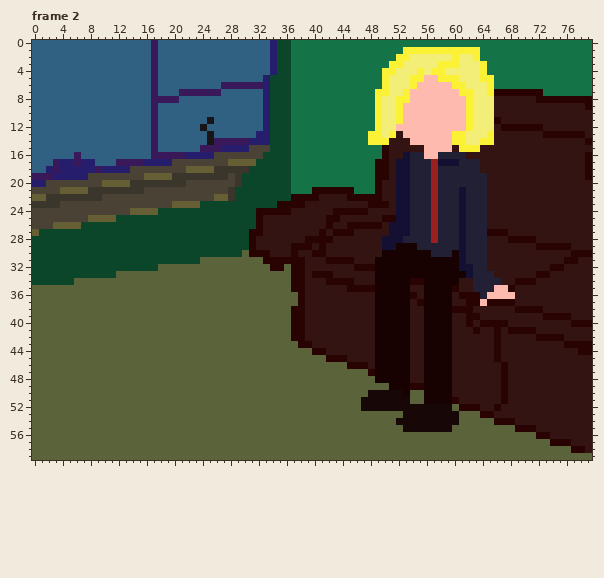
Pixel-art file -- assets/archives/prca/priestcase06A.aseprite. Above is the file before it was changed.
80x60 pixels, 9 frames. Shown: frame 2. The commit also changed other frames, which this record leaves out.
The same view after the edit:
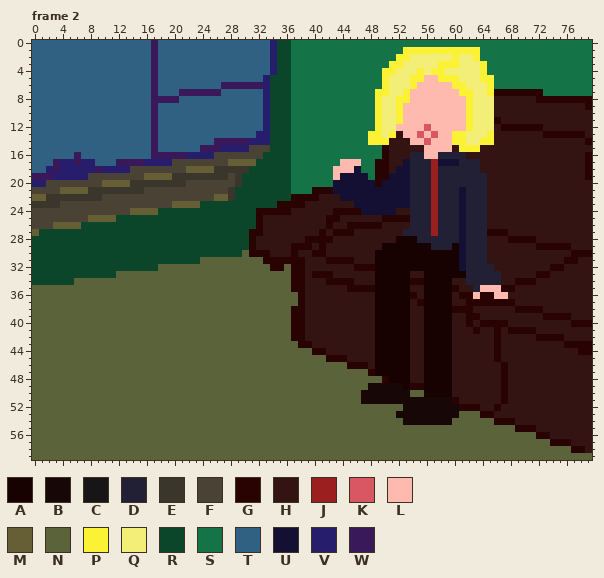
Palette (. is transparent): A #170101  B #170707  C #171515  D #222034  E #3a362c  F #4a4335  G #290202  H #341313  J #9c1f1f  K #d95763  L #ffbab0  M #665e34  N #5b633b  P #fbf236  Q #f3ee77  R #0b462a  S #157447  T #306082  U #141034  V #261e6c  W #3a195b
Difference:
--- frame 2, layer "animated characters"
@@ x 22..70 @@
 10 TTTTTTTTTTTVRRRSSSSSSSSSSSSPQQPLLLLLLLLLPQQQHHHHH
-11 TTTCTTTTTTTVRRRSSSSSSSSSSSSPQQPLLLLLLLLLPQQQGHHHH
-12 TTCTTTTTTTTVRRRSSSSSSSSSSSSPQQLLLLLLLLLLPQQQHGGGG
-13 TTTCTTTTTTVVRRRSSSSSSSSSSSPPQPHLLLLLLLPPQQQPHHHHH
-14 TTTCWWWWWVVVRRRSSSSSSSSSSSPPPHHHLLLLLLPPQQPPHHHHH
+11 TTTTTTTTTTTVRRRSSSSSSSSSSSSPQQPLLLLLLLLLPQQQGHHHH
+12 TTTTTTTTTTTVRRRSSSSSSSSSSSSPQQLLLLKLLLLLPQQQHGGGG
+13 TTTTTTTTTTVVRRRSSSSSSSSSSSPPQPHLLKLKLLPPQQQPHHHHH
+14 TTTTWWWWWVVVRRRSSSSSSSSSSSPPPHHHLLKLLLPPQQPPHHHHH
 15 TTWWWVVVVFFFRRRSSSSSSSSSSSSSGHHHHHLLLLHPPPHHHHHHH
-16 VVVVFFFFFFFRRRRSSSSSSSSSSSSSGHHUDDLLDDDDHHHHHHHHH
-17 FFFFFFMMMMRRRRRSSSSSSSSSSSSGGHUUDDDJUUUDDDHHHHHHH
-18 MMMMEEEEERRRRRRSSSSSSSSSSSSGGHUUDDDJDDDDDDHHHHHHH
-19 EEEEEEFERRRRRRRSSSSSSSSSSSSGGHUUDDDJDDDDDDDHHHHHH
-20 FFFFFFFERRRRRRRSSSSSSSSSSSSGHHUUDDDJDDDDDDDHHHHHH
-21 FFFFFFERRRRRRRRSSSGGGGGGSSSGHHUUDDDJDDDUDDDHHHHHH
-22 FFFFMMERRRRRRRRGGGGHHHHGGGGGHHUUDDDJDDDUDDDHHHHHH
-23 MMRRRRRRRRRRRGGGGHHHHHHHHHGGGHUUDDDJDDDUDDDHHHHHH
-24 RRRRRRRRRRGGGGGHHHHHHGGGGGHHHHUUDDDJDDDUDDDHHHHHH
-25 RRRRRRRRRRGHHHHHHHHHGGHHHHHHGGUUDDDJDDDUDDDHHHHHH
-26 RRRRRRRRRRGHHHHHHHHHGHHGGGGGHUUUDDDJDDDUDDDHHHHHH
-27 RRRRRRRRRGGHHHHHHHHGHGGGHHHHHUUUDDDJDDDUDDDGGGHHH
-28 RRRRRRRRRGHHHHHHHGGGGHHHHHHHUUUDDDDJDDDUDDDHHHGGG
-29 RRRRRRRRRGHHHHHGGGHGHHHHHHHHUUAAADDDDDDUDDDHHHHHH
-30 RRRRRRRRNGGGHHHGHHGGHHHHHHHHAAAAAAADDDAUDDDHHHHHH
+16 VVVVFFFFFFFRRRRSSSSSSSSSSSSSGHHHDDLLDDDDHHHHHHHHH
+17 FFFFFFMMMMRRRRRSSSSSSSLLLSSGGHHUDDDJUUUDDDHHHHHHH
+18 MMMMEEEEERRRRRRSSSSSSLLLUSSGGHUUDDDJDDDDDDHHHHHHH
+19 EEEEEEFERRRRRRRSSSSSSLUUUUSGGUUUDDDJDDDDDDDHHHHHH
+20 FFFFFFFERRRRRRRSSSSSSUUUUUUGUUUUDDDJDDDDDDDHHHHHH
+21 FFFFFFERRRRRRRRSSSGGGUUUUUUUUUUUDDDJDDDUDDDHHHHHH
+22 FFFFMMERRRRRRRRGGGGHHHUUUUUUUUUUDDDJDDDUDDDHHHHHH
+23 MMRRRRRRRRRRRGGGGHHHHHHHUUUUUUUUDDDJDDDUDDDHHHHHH
+24 RRRRRRRRRRGGGGGHHHHHHGGGGUUUUUHHDDDJDDDUDDDHHHHHH
+25 RRRRRRRRRRGHHHHHHHHHGGHHHHHHGGGGDDDJDDDUDDDHHHHHH
+26 RRRRRRRRRRGHHHHHHHHHGHHGGGGGHHHHDDDJDDDUDDDHHHHHH
+27 RRRRRRRRRGGHHHHHHHHGHGGGHHHHHHHDDDDJDDDUDDDGGGHHH
+28 RRRRRRRRRGHHHHHHHGGGGHHHHHHHHHAAADDDDDDUDDDHHHGGG
+29 RRRRRRRRRGHHHHHGGGHGHHHHHHHHAAAAAAADDDAUDDDHHHHHH
+30 RRRRRRRRNGGGHHHGHHGGHHHHHHHAAAAAAAAAAAAUDDDHHHHHH
 31 RRNNNNNNNNNGGGGGGHHHGGGGHHHAAAAAAAAAAAAUDDDHHHHHH
-32 NNNNNNNNNNNNGGNGGHHHHHHHGGGAAAAAAAAAAAAUUDDHHHHHH
-33 NNNNNNNNNNNNNNNGGHGGGHHHHHHAAAAAAAAAAAAAUDDDHHHHH
-34 NNNNNNNNNNNNNNNGGHHHGGGGHHHAAAAAGGAAAAAHHDDDDHHGG
-35 NNNNNNNNNNNNNNNGGHHHHHHGGGGAAAAAHHAAAAGHHDDDLLGHH
-36 NNNNNNNNNNNNNNNNGHHHHHHHHHHAAAAAGHAAAAHGGGDLLLLHH
-37 NNNNNNNNNNNNNNNNGHHHHHHHHHHAAAAAHGAAAAHHGGLGGGGHH
+32 NNNNNNNNNNNNGGNGGHHHHHHHGGGAAAAAAAAAAAAUDDDDHHHHH
+33 NNNNNNNNNNNNNNNGGHGGGHHHHHHAAAAAHHAAAAAADDDDDHHHH
+34 NNNNNNNNNNNNNNNGGHHHGGGGHHHAAAAAGGAAAAHHDDDDDHHGG
+35 NNNNNNNNNNNNNNNGGHHHHHHGGGGAAAAAHHAAAAGHHDLLLGGHH
+36 NNNNNNNNNNNNNNNNGHHHHHHHHHHAAAAAGHAAAAHGGLGGLLHHH
+37 NNNNNNNNNNNNNNNNGHHHHHHHHHHAAAAAHGAAAAHHGGGGGGGHH
 38 NNNNNNNNNNNNNNNGGHHHHHHHHHHAAAAAHHAAAAGGGHHHHHHGG
@@ x 45..62 @@
 47 NNNGAAAAAHHAAAAHHH
-48 NNNNAAAAAHHAAAAHHH
-49 NNNNNNAAAGGAAAAHHH
-50 NNNBBBBBANNAAAAHHH
-51 NNBBBBBBBNNAAAAGHH
-52 NNBBBBBBBBBBBBBNGG
-53 NNNNNNNNBBBBBBBBNN
-54 NNNNNNNBBBBBBBBBNN
-55 NNNNNNNNBBBBBBBNNN
+48 NNNNNGAAAHHAAAAHHH
+49 NNNBBBBBAGGAAAAHHH
+50 NNBBBBBBBNNAAAAHHH
+51 NNBBBBBBBBBBBBBGHH
+52 NNNNNNNNBBBBBBBBGG
+53 NNNNNNNBBBBBBBBBNN
+54 NNNNNNNNBBBBBBBNNN
+55 NNNNNNNNNNNNNNNNNN
 56 NNNNNNNNNNNNNNNNNN
